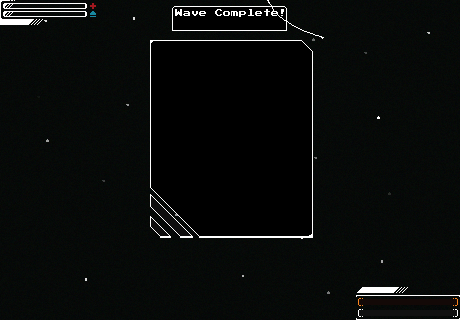
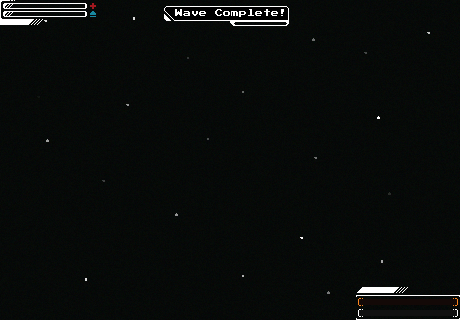
Before/after of a (460, 320) layered artwork. What changed in the layer stack:
removed layer "BetaText" over [273, 9, 280, 17]
renamed "Layer 6" to "WaveComplete", moved it into group "UI", painted on it over [164, 0, 324, 39]
hid "GameOverMenu" over [150, 40, 313, 238]
